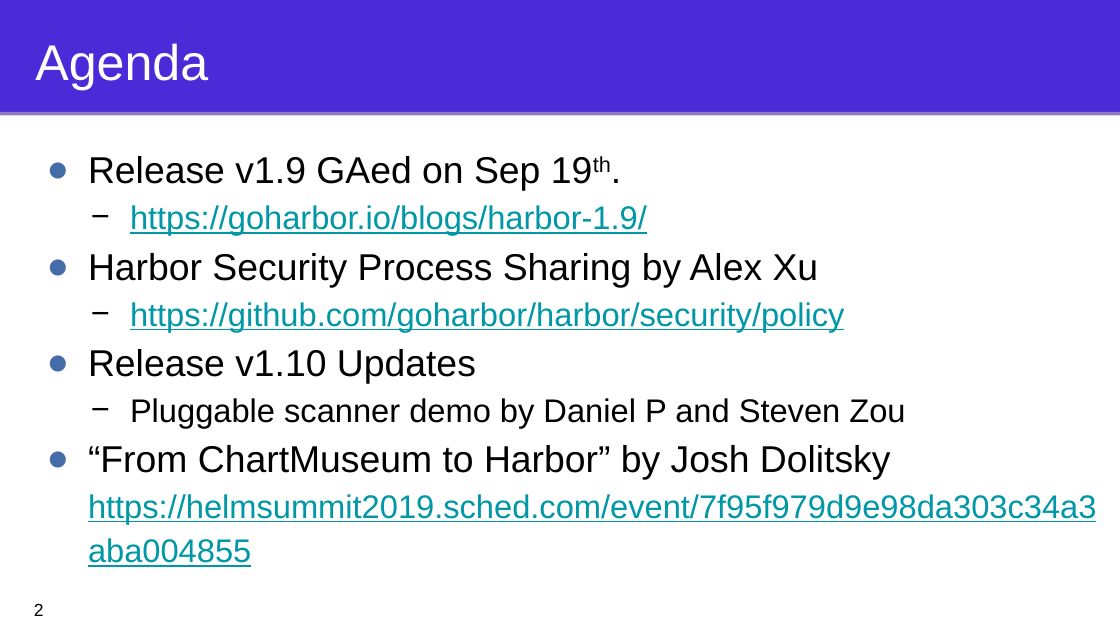
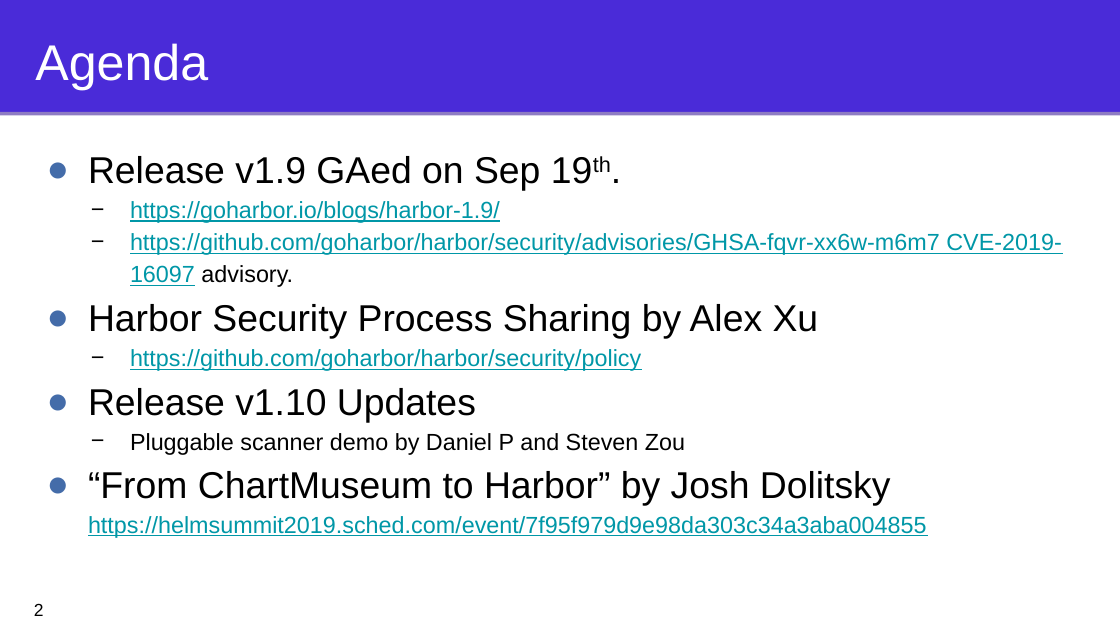
Before and after one commit to goharbor/community, a slide deck: slide 2 of conf-calls/2019-09-25/community_call_2019-09-25 .pptx. Drawn at 1120x630 pixels with LibreOffice and Linux fonts; fonts in the diff are those of the drawing. Boxes give left, top, right and bottom in pixels: in the first picture for what was removed or moved away, otherwise in the second. Text is boxed around its words. In the diff, an @@ line names an element or a change of style, - is before the commit and + after.

Commit message:
updating the latest version for community meeting

```diff
--- a/conf-calls/2019-09-25/community_call_2019-09-25 .pptx
+++ b/conf-calls/2019-09-25/community_call_2019-09-25 .pptx
@@ text at (x1=88, y1=201, x2=927, y2=538): size 28 to 20 pt in "https://goharbor.io/blogs/harbor-1.9/", "https://github.com/goharbor/harbor/security/policy", "Pluggable scanner demo by Daniel P and ...", "https://helmsummit2019.sched.com/event/7f95f979d9e98da303c34 ..." @@
@@ text at (x1=130, y1=233, x2=1062, y2=287): paragraph added @@
+  − https://github.com/goharbor/harbor/security/advisories/GHSA-fqvr-xx6w-m6m7 CVE-2019-16097 advisory.
```
